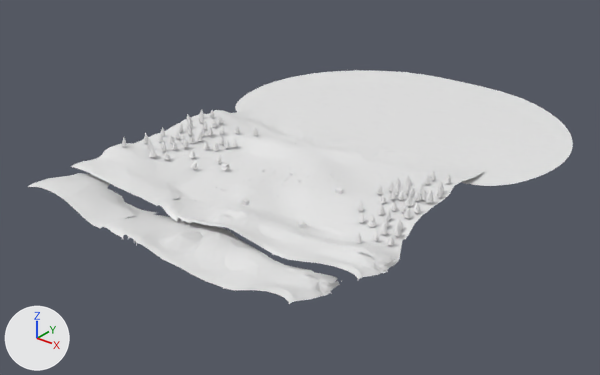
What one commit did to the FBX model Assets/War-pack/cenadeserto.fbx.
Both versions are drawn from a 50 mm camera at (686.0, -748.0, 515.0) aimed at (-44.0, 165.0, -51.0). Arrows for +X, +Y and +Z are at lower left; the lights stay in place. Where no turn or scale is listed for an object, it has been applied to the vertices.

In view in the first picture: 'Circle.002', 'Landscape.000', 'Landscape.001'.
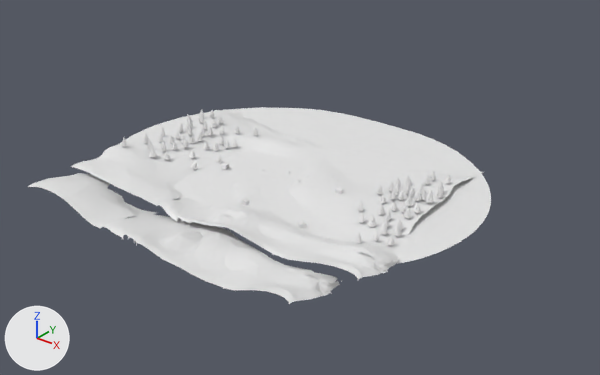
What differs and where, as boxes [x1, y1, x2, y2] in the pictures (600 x 375 px):
'Circle.002', moved: before [235, 70, 573, 186]; after [120, 107, 491, 264]

The change, as a diff of the scene's bpy script:
```diff
--- a/Assets/War-pack/cenadeserto.fbx.py
+++ b/Assets/War-pack/cenadeserto.fbx.py
@@ ob_circle_002 @@
 ob_circle_002 = bpy.data.objects.new('Circle.002', me_circle_002)
-ob_circle_002.location = (-20.0, 396.0, -3.0)
+ob_circle_002.location = (-18.0, 108.0, 2.0)
```
